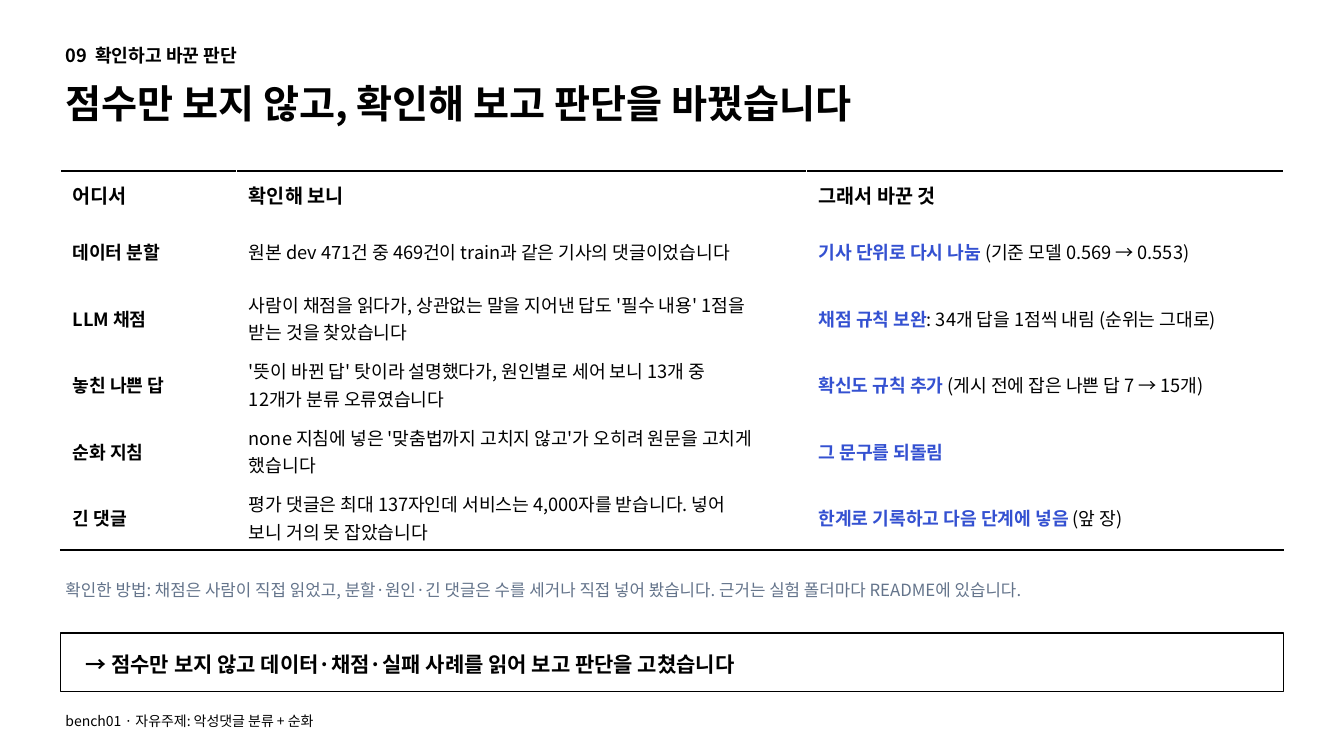
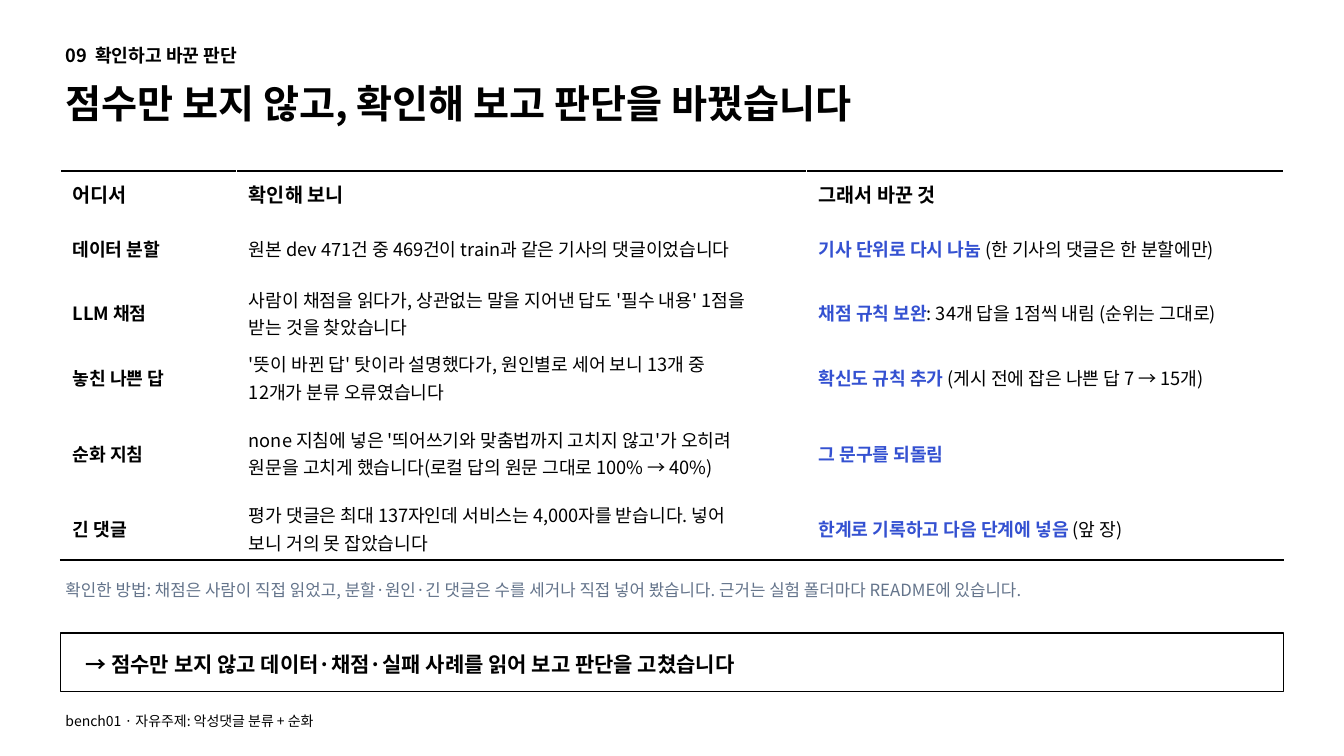
Before and after one commit to LLM-project-02/model-benchmark-lab, a slide deck: slide 10 of artifacts/step_by_step/comments/bench01/demo/bench01_comments_slides_심플_피드백반영.pptx. Drawn at 1344x756 pixels with LibreOffice and Linux fonts; fonts in the diff are those of the drawing. Boxes give left, top, right and bottom in pixels: in the first picture for what was removed or moved away, otherwise in the second. Text is boxed around its words. In the diff, an @@ line names an element or a change of style, - is before the commit and + after.

```diff
--- a/artifacts/step_by_step/comments/bench01/demo/bench01_comments_slides_심플_피드백반영.pptx
+++ b/artifacts/step_by_step/comments/bench01/demo/bench01_comments_slides_심플_피드백반영.pptx
@@ table at (60, 171, 1284, 561) @@
-row 2, column 3: 기사 단위로 다시 나눔 (기준 모델 0.569 → 0.553)
+row 2, column 3: 기사 단위로 다시 나눔 (한 기사의 댓글은 한 분할에만)
-row 5, column 2: none 지침에 넣은 '맞춤법까지 고치지 않고'가 오히려 원문을 고치게 했습니다
+row 5, column 2: none 지침에 넣은 '띄어쓰기와 맞춤법까지 고치지 않고'가 오히려 원문을 고치게 했습니다(로컬 답의 원문 그대로 100% → 40%)
```
Also in this commit, not shown: 6 other slides changed, 1 slide removed, 6 other files.
